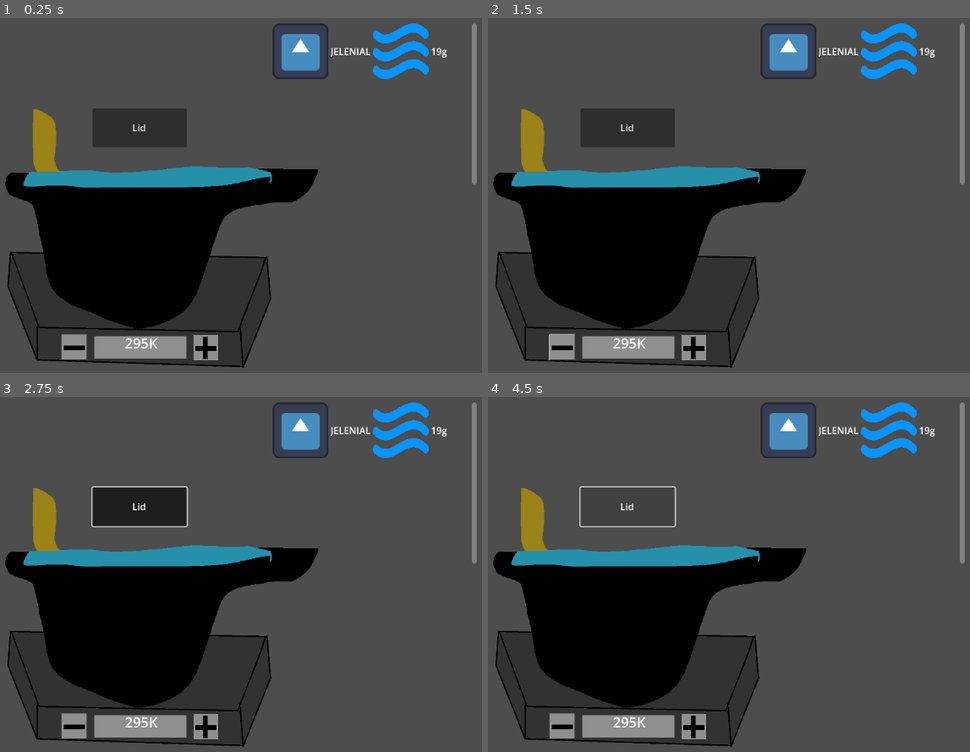
Above: before the commit, frames 1-4 (two rows, left to right).
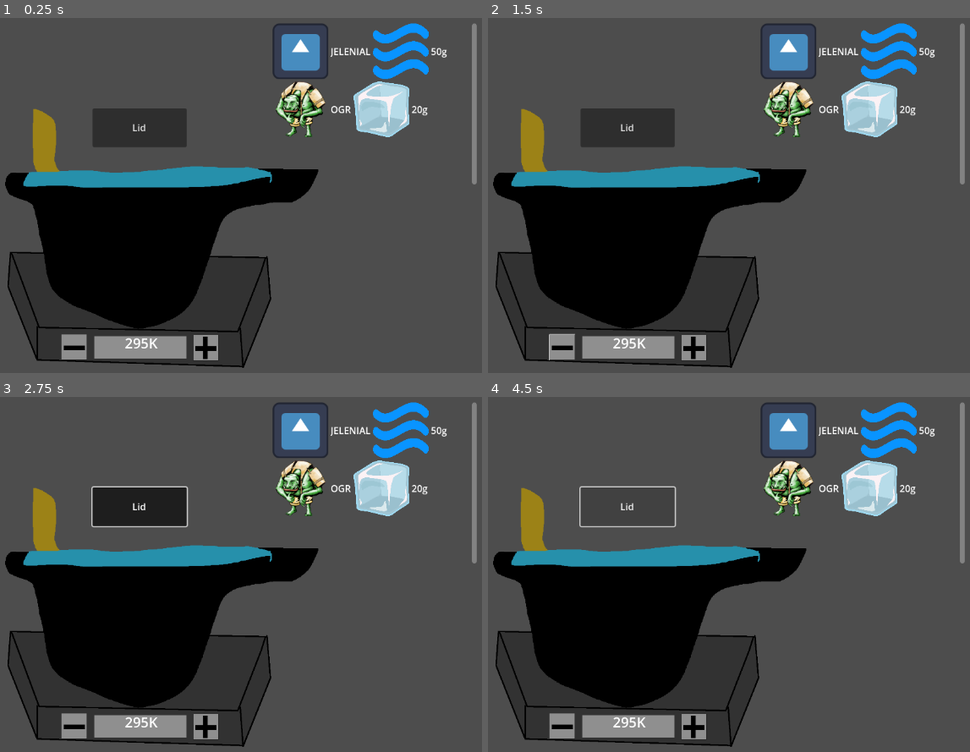
Above: after the commit, the same moments.

Repository: Gutek8134/poison-craft
Game: Godot game, scene res://scenes/prefabs/cauldron.tscn
The game is run twice, just before and just after one commit, with the same random seed, the same clock (stepped at 60 frames per second) and the same inputs. The project has no main scene, so this scene is started directly. The engine's default icon, where the game draws it, is replaced by a stand-in: a white triangle on a blue panel in a dark square.
Inputs (mouse positions are in pixels of both pictures, inside the frame that each line leads up to):
- Up to frame 1 (0.25 s): no input
- Up to frame 2 (1.5 s): click (695, 348) at 0.5 s; click (560, 348) at 1.25 s
- Up to frame 3 (2.75 s): click "Lid" at 2 s
- Up to frame 4 (4.5 s): click (695, 727) at 2.75 s; click (560, 727) at 3.5 s; click "Lid" at 4.25 s

The runs differ from the first frame. In frame 1, 2.6% of the frame differs, in the area x 57-92%, y 8-34%; in frame 2, 2.6%; in frame 3, 2.6%; in frame 4, 2.6%.

Commit message:
new version of formatter

Diff:
--- a/scripts/cauldron.gd
+++ b/scripts/cauldron.gd
@@ -11,7 +11,7 @@
 @export var temperature_change_interval: int = 3
 @export var gas_movement_interval: int = 1
 
-const substance_container_scene := (preload ("res://scenes/prefabs/container.tscn") as PackedScene)
+const substance_container_scene := (preload("res://scenes/prefabs/container.tscn") as PackedScene)
 
 ## In Kelvins, use set_target_temperature for
 var current_temperature: int:
@@ -78,10 +78,10 @@
 		target_temperature = clamp(new_temperature, min_temperature, max_temperature)
 	_update_temperature_display()
 
-func increase_target_temperature(value: int=DEFAULT_TEMPERATURE_CHANGE) -> void:
+func increase_target_temperature(value: int = DEFAULT_TEMPERATURE_CHANGE) -> void:
 	target_temperature += value
 
-func decrease_target_temperature(value: int=DEFAULT_TEMPERATURE_CHANGE) -> void:
+func decrease_target_temperature(value: int = DEFAULT_TEMPERATURE_CHANGE) -> void:
 	target_temperature -= value
 
 ## Amount in grams
@@ -103,7 +103,7 @@
 	_update_ongoing_reactions()
 
 ## Interval in seconds
-func _start_approaching_target_temperature(interval: int=3) -> void:
+func _start_approaching_target_temperature(interval: int = 3) -> void:
 	# Changes current temperature in static interval
 	temperature_change_timer.wait_time = interval
 	temperature_change_timer.start()
@@ -148,7 +148,7 @@
 	else:
 		increase_target_temperature(DEFAULT_TEMPERATURE_CHANGE)
 
-func _start_moving_gases(interval: int=1) -> void:
+func _start_moving_gases(interval: int = 1) -> void:
 	gases_movement_timer.wait_time = interval
 	gases_movement_timer.start()
 	while true:
@@ -195,7 +195,8 @@
 	content.update_substance_display()
 
 func _test() -> void:
-	add_substance(data_table.data["Jelenial (liquid)"], 19)
+	add_substance(data_table.data["Jelenial (liquid)"], 50)
+	add_substance(data_table.data["Ogr (solid)"], 20)
 	# var printer = func(): print("%s %s" % [ongoing_reactions, content])
 	# CoroutinesLib.invoke_repeating(printer, get_tree(), self, 1, 0, 5)
 
--- a/scripts/dataclasses/substance_reaction_data.gd
+++ b/scripts/dataclasses/substance_reaction_data.gd
@@ -21,7 +21,7 @@
 func _eq(other: SubstanceReaction) -> bool:
     return self.name == other.name
 
-func _init(p_name: String, p_substance_name: String="", p_substance_amount: int=0, p_reactant_name: String="", p_reactant_amount: int=0, p_outcome_substances: Dictionary={}, p_reaction_conditions: ReactionConditions=ReactionConditions.new(), p_reaction_time: int=5, p_temperature_change: int=0, p_scaling: bool=false):
+func _init(p_name: String = "", p_substance_name: String = "", p_substance_amount: int = 0, p_reactant_name: String = "", p_reactant_amount: int = 0, p_outcome_substances: Dictionary = {}, p_reaction_conditions: ReactionConditions = ReactionConditions.new(), p_reaction_time: int = 5, p_temperature_change: int = 0, p_scaling: bool = false):
     name = p_name
     substance_name = p_substance_name
     substance_amount = p_substance_amount
@@ -42,16 +42,16 @@
     for subst_name in outcome_substances:
         if separate:
             output += ","
-        output += " %d %s" % [outcome_substances[subst_name],subst_name]
+        output += " %d %s" % [outcome_substances[subst_name], subst_name]
         separate = true
     output += "\n\t%s\n\tReaction time:%d\n}" % [reaction_conditions, reaction_time]
     return output
 
 ## Warning: this can become pretty expensive
 ## Returns a new object
-func scaled(scale: int=- 1, scale_reaction_time: bool=false, scale_temperature_change: bool=false) -> SubstanceReaction:
+func scaled(scale: int = -1, scale_reaction_time: bool = false, scale_temperature_change: bool = false) -> SubstanceReaction:
     var new_outcome_substances: Dictionary = {}
-    if scale == - 1:
+    if scale == -1:
         scale = Math.gcd(substance_amount, reactant_amount)
         for outcome_substance_amount: int in outcome_substances.values():
             scale = Math.gcd(scale, outcome_substance_amount)
